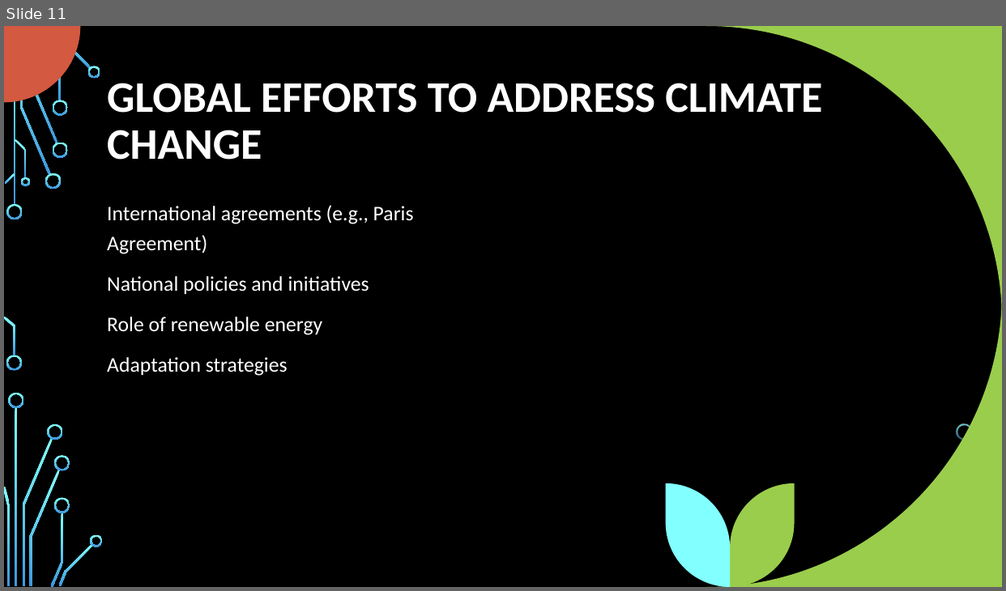
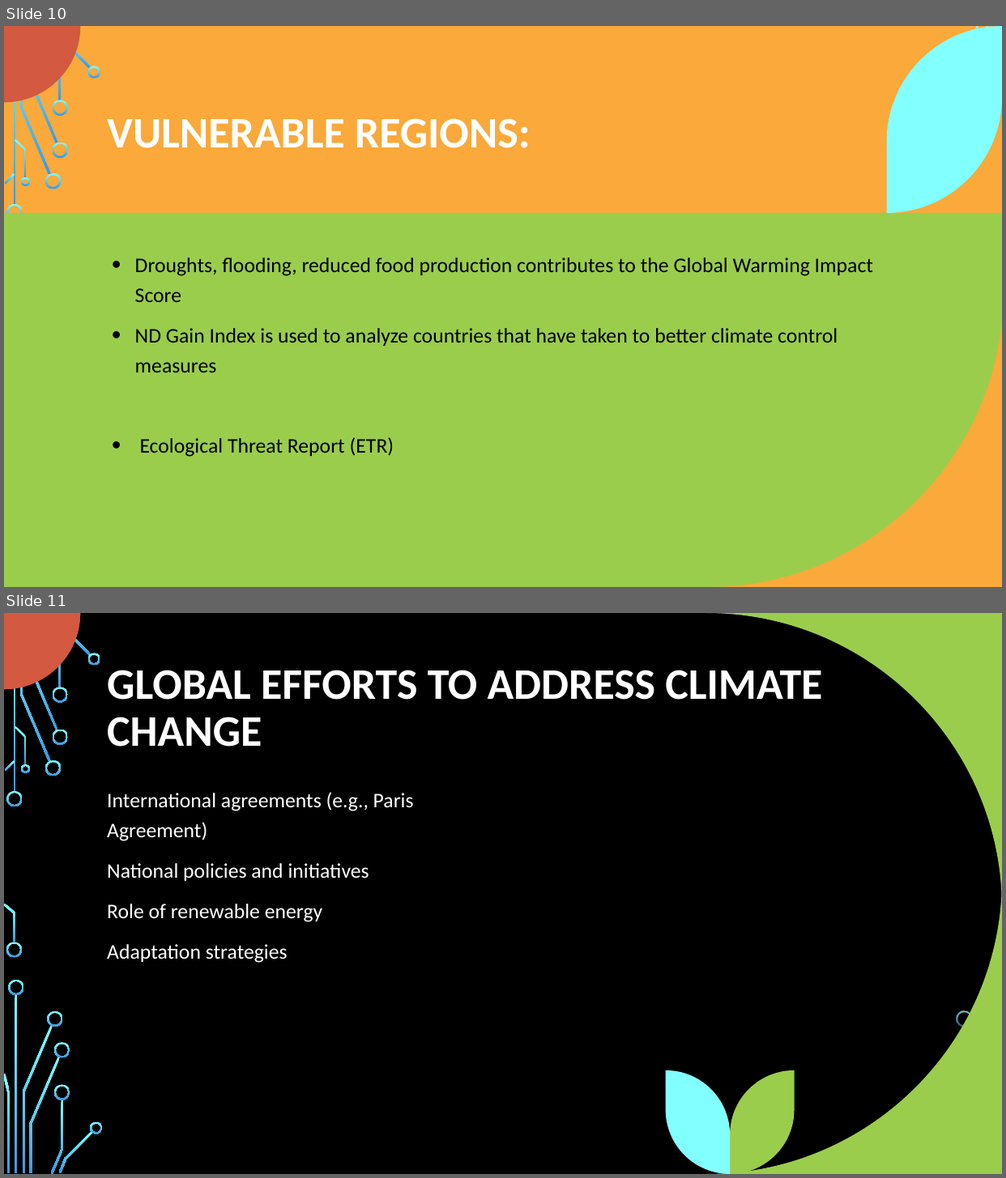
Before and after one commit to LinetOsoro/project_JS_DR_JR_LO, a slide deck: Understanding Global Climate Change.pptx. Shown one above the other, each under a label of ours: slide 11 before the commit, slides 10 and 11 after it. The pictures are 1006x591 and 1006x1178 pixels, drawn with LibreOffice and Linux fonts; fonts in the diff are those of the drawing; background and template pictures are left out. Boxes give left, top, right and bottom in pixels: in the first picture for what was removed or moved away, otherwise in the second. Text is boxed around its words. In the diff, an @@ line names an element or a change of style, - is before the commit and + after.

```diff
--- a/Understanding Global Climate Change.pptx
+++ b/Understanding Global Climate Change.pptx
@@ slide 10 added at [4,26,1002,587], background picture (left out); not listed: 27 template elements that a slide beside it also shows @@
@@ freeform shape added at [887,26,1002,213], fill #82FFFF @@
@@ title added at [107,118,530,148], 42 pt, text #FFFFFF, bold @@
+VULNERABLE REGIONS:
@@ rectangle added at [4,213,1002,587], fill #9ACD4C @@
@@ text added at [135,258,873,457], 20 pt, text #000000 @@
+• Droughts, flooding, reduced food production contributes to the Global Warming Impact Score
+• ND Gain Index is used to analyze countries that have taken to better climate control measures
+• Ecological Threat Report (ETR)
@@ freeform shape added at [708,292,1002,587], fill #FAA93A @@
```
Also in this commit, not shown: 1 slide changed, 1 slide removed.
